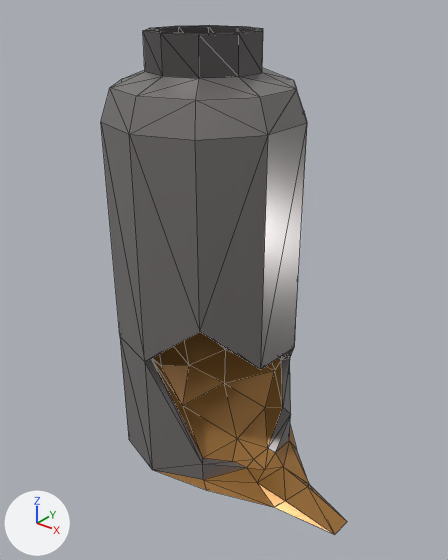
The glTF model models/ultimate-pack/low-poly-10/m/apocalypse-silo-hole-big.glb: old version first, new version second.
The view is the same before and after, from a camera (50 mm lens) standing at (7.92, -9.31, 9.89) and looking at (0.67, -0.24, 4.26). Arrows for +X, +Y and +Z are at lower left; the lights stay in place. The picture after the commit comes second. Mesh edges are drawn as thin lines. Where no turn or scale is listed for an object, it has been applied to the vertices.

The older version as bpy lines, for what is in view:
```python
mat_12_brown = principled_material('12 BROWN')
mat_12_brown.base_color = (0.392, 0.188, 0.0482)  # brown #a8783e
mat_12_brown.metallic = 0.4
mat_12_brown.roughness = 0.272
mat_20_grey = principled_material('20 GREY')
mat_20_grey.base_color = (0.242, 0.223, 0.223)  # grey #878282
mat_20_grey.metallic = 0.4
mat_20_grey.roughness = 0.272
me_silo_apocalypse_hole_big = bpy.data.meshes.new('silo-apocalypse-hole-big')
me_silo_apocalypse_hole_big.from_pydata(...)  # 182 vertices, 356 faces; spans x -2.59..4.1, y -2.0..2.02, z 0.0..9.05
# faces by material slot: [106, 68, 182]
me_silo_apocalypse_hole_big.materials.append(mat_20_grey)  # grey #878282
me_silo_apocalypse_hole_big.materials.append(mat_12_brown)  # brown #a8783e
me_silo_apocalypse_hole_big.materials.append(mat_19_grey_medium)  # dark grey #5e5a5a
ob_silo_apocalypse_hole_big = bpy.data.objects.new('silo-apocalypse-hole-big', me_silo_apocalypse_hole_big)
ob_silo_apocalypse_hole_big.location = (0.02, 0.0, 0.0)
```
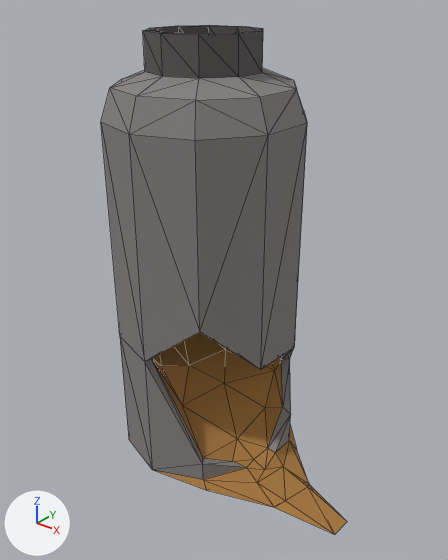
Where the change shows, as pixel boxes (x1, y1, x2, y2) in the pictures (448 x 560 px):
'silo-apocalypse-hole-big', surface changed
    both: (101, 25, 347, 534)

Diff of the bpy script that builds the scene:
```diff
--- a/models/ultimate-pack/low-poly-10/m/apocalypse-silo-hole-big.glb.py
+++ b/models/ultimate-pack/low-poly-10/m/apocalypse-silo-hole-big.glb.py
@@ mat_20_grey @@
 mat_20_grey.base_color = (0.242, 0.223, 0.223)  # grey #878282
-mat_20_grey.metallic = 0.4
-mat_20_grey.roughness = 0.272
+mat_20_grey.roughness = 1.0
@@ mat_12_brown @@
 mat_12_brown.base_color = (0.392, 0.188, 0.0482)  # brown #a8783e
-mat_12_brown.metallic = 0.4
-mat_12_brown.roughness = 0.272
+mat_12_brown.roughness = 1.0
```
